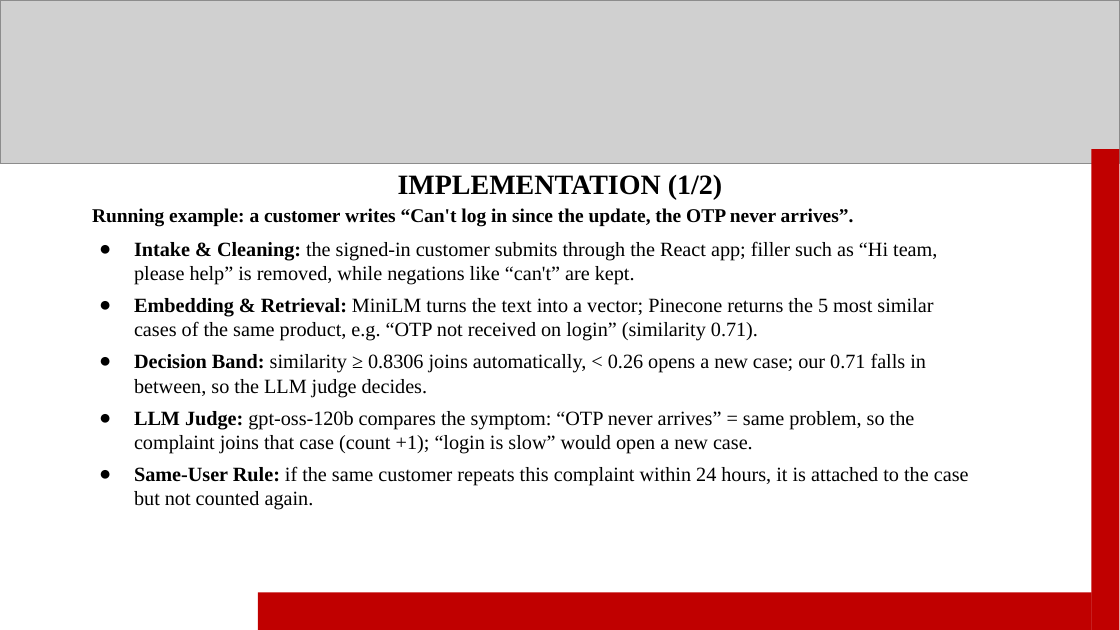
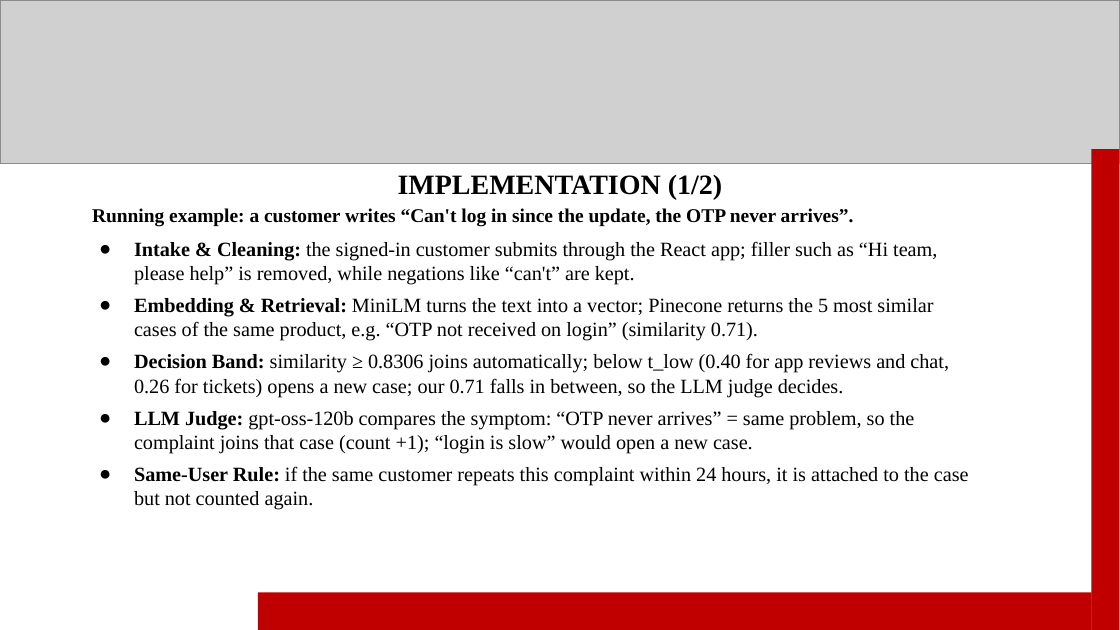
Before and after one commit to sanyyyyoo/InsightDesk, a slide deck: slide 9 of reports/ppt/InsightDesk_final.pptx. Drawn at 1120x630 pixels with LibreOffice and Linux fonts; fonts in the diff are those of the drawing; grey boxes stand for pictures. Boxes give left, top, right and bottom in pixels: in the first picture for what was removed or moved away, otherwise in the second. Text is boxed around its words. In the diff, an @@ line names an element or a change of style, - is before the commit and + after.

```diff
--- a/reports/ppt/InsightDesk_final.pptx
+++ b/reports/ppt/InsightDesk_final.pptx
@@ text at (134, 353, 949, 397): text changed @@
-● Decision Band: similarity ≥ 0.8306 joins automatically, < 0.26 opens a new case; our 0.71 falls in between, so the LLM judge decides.
+● Decision Band: similarity ≥ 0.8306 joins automatically; below t_low (0.40 for app reviews and chat, 0.26 for tickets) opens a new case; our 0.71 falls in between, so the LLM judge decides.
```
Also in this commit, not shown: 11 other slides changed, 4 other files.
